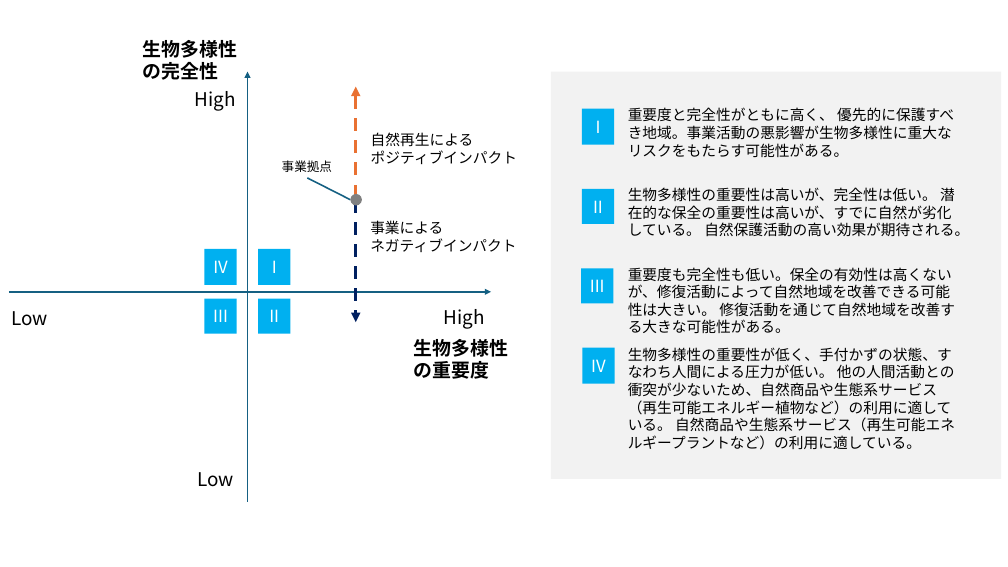
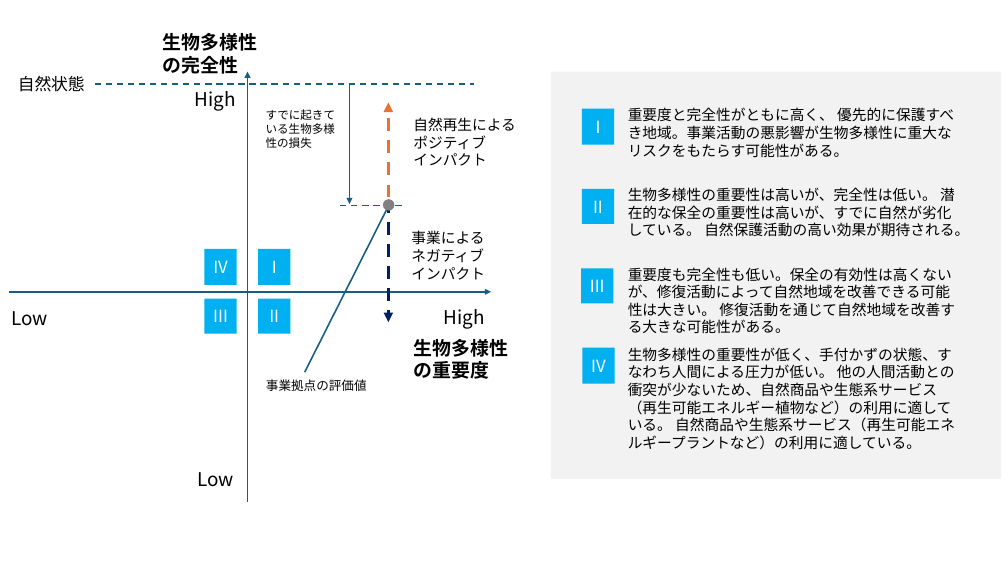
Before and after one commit to think-nature-analysis/gbnat_article_contents, a slide deck: slide 1 of 起草/images/08.pptx. Drawn at 1008x567 pixels with LibreOffice and Linux fonts; fonts in the diff are those of the drawing. Boxes give left, top, right and bottom in pixels: in the first picture for what was removed or moved away, otherwise in the second. Text is boxed around its words. In the diff, an @@ line names an element or a change of style, - is before the commit and + after.

Commit message:
multi-image

```diff
--- a/起草/images/08.pptx
+++ b/起草/images/08.pptx
@@ text "生物多様性の完全性": place and size @@
-text "生物多様性の完全性" at [142, 40, 236, 80]
+text "生物多様性の完全性" at [163, 33, 257, 74]
@@ text added at [18, 76, 85, 92], 16 pt, text #000000 @@
+自然状態
@@ line added from (95, 84) to (474, 84), #156082 1.5 pt dashed @@
@@ arrow added from (349, 85) to (349, 204), #156082 1.5 pt @@
@@ text added at [266, 109, 336, 148], 11 pt, text #000000 @@
+すでに起きている生物多様性の損失
@@ arrow moved from (356, 197) - (356, 87) to (389, 197) - (389, 103) @@
@@ text "自然再生による": place and size @@
-text "自然再生による" at [371, 132, 517, 164]
+text "自然再生による" at [413, 117, 516, 166]
@@ text at [413, 135, 487, 166]: text changed @@
-ポジティブインパクト
+ポジティブ
+インパクト
@@ line moved from (350, 200) - (308, 178) to (389, 206) - (305, 372) @@
@@ line added from (340, 206) to (406, 206), #156082 1.5 pt dashed @@
@@ ellipse: place and size @@
-ellipse at [350, 194, 361, 206]
+ellipse at [383, 200, 395, 211]
@@ arrow moved from (356, 200) - (356, 322) to (389, 200) - (389, 322) @@
@@ text "事業による": place and size @@
-text "事業による" at [370, 220, 516, 252]
+text "事業による" at [411, 230, 485, 280]
@@ text at [411, 248, 485, 280]: text changed @@
-ネガティブインパクト
+ネガティブ
+インパクト
@@ text at [266, 379, 367, 391]: text changed @@
-事業拠点
+事業拠点の評価値
```
